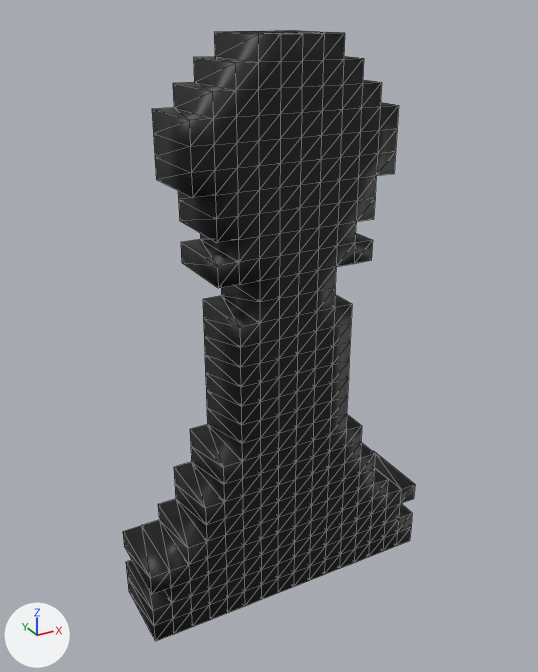
One commit to the FBX model Assets/Models/fbx/ChessPawn.fbx: the scene before it, then after it.
Before and after are seen from a camera (50 mm lens) standing at (-0.00831, -0.01463, 0.0065) and looking at (-0.0002, 0.00012, -0.00088). Every picture has the same lights, and +X, +Y and +Z are marked at lower left. Mesh edges are drawn as thin lines. Where no turn or scale is listed for an object, it has been applied to the vertices.

The first picture shows 'ChessPawn'.
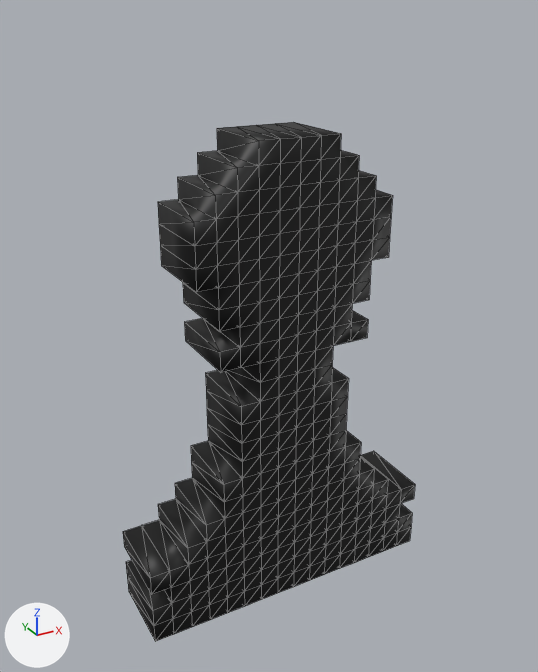
Edits to the bpy script that builds the scene:
```text
Change me_chesspawn:
    used by ob_chesspawn; location = (0.0, 0.0, 0.0)
    remove me_chesspawn.from_pydata(...)  # 586 vertices, 2856 faces; spans x -0.00405..0.00395, y -0.001..0.001, z -0.00795..0.00605
    add me_chesspawn.from_pydata(...)  # 522 vertices, 2520 faces; spans x -0.00405..0.00395, y -0.001..0.001, z -0.00795..0.00405
    me_chesspawn part 1: 92 vertices removed from x -0.00255..0.00245, y -0.001..0.001, z -0.00145..0.00605; 36 vertices added at x -0.00255..0.00245, y -0.001..0.001, z -0.00095..0.00255
    me_chesspawn part 2: 4 vertices removed from x -0.00255..-0.00205, y -0.001..0.001, z -0.00445..-0.00345
    me_chesspawn part 3: 4 vertices removed from x 0.00195..0.00245, y -0.001..0.001, z -0.00445..-0.00345
```

Boxes [x1, y1, x2, y2] around the edits, measured in the pictures (538 x 672 px):
'ChessPawn', reshaped (15% shorter)
    before: [123, 30, 415, 642]
    after: [123, 122, 415, 642]
part 1 of me_chesspawn, cut back
    before: [152, 30, 399, 406]
    after: [158, 190, 393, 373]
part 2 of me_chesspawn, deleted (black)
    before: [174, 424, 242, 525]
part 3 of me_chesspawn, deleted (black)
    before: [345, 414, 375, 474]
